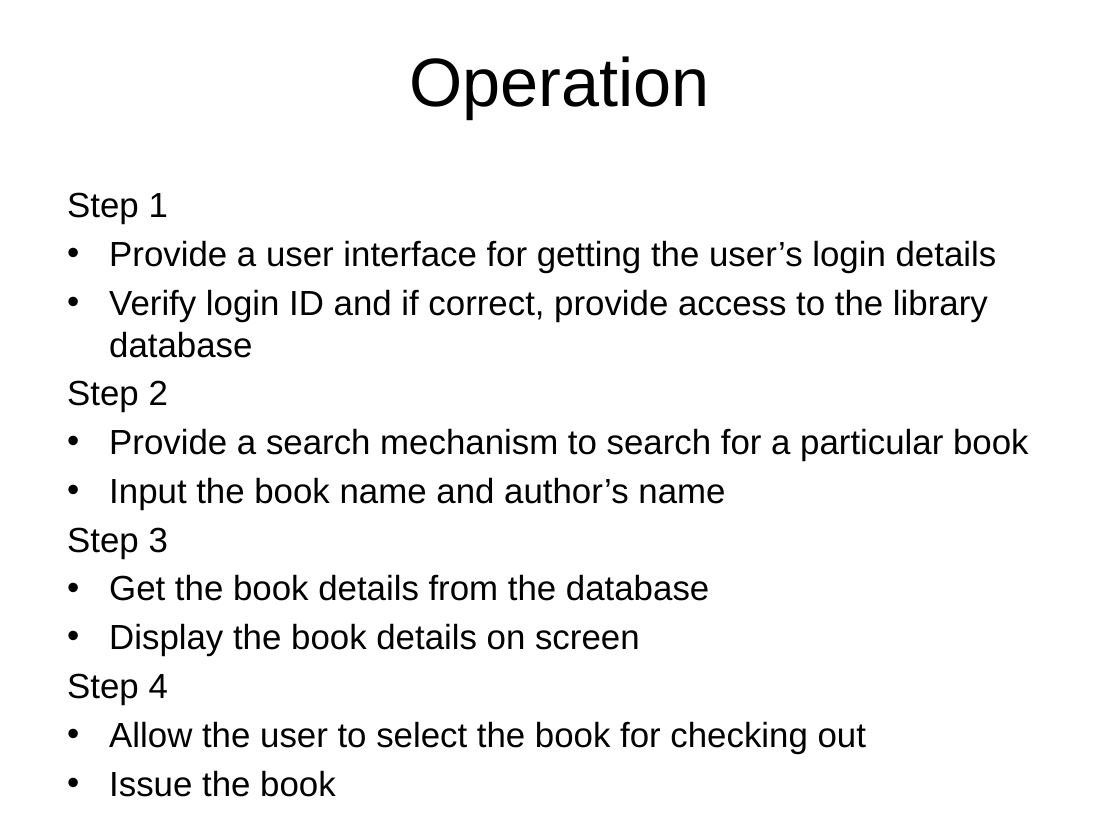
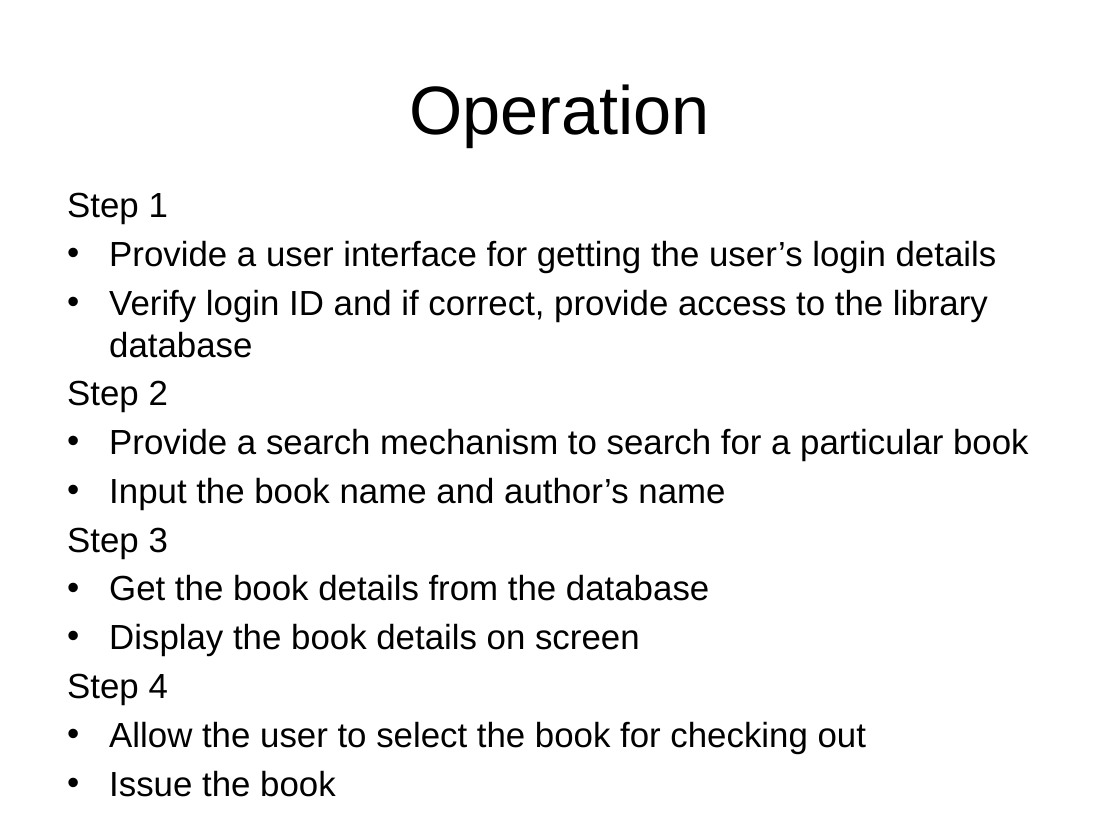
Before and after one commit to octaviordz/zjnu2017.github.io, a slide deck: slide 7 of OOAD/lectures/110--Revision.pptx (slide 5 before the commit). Drawn at 1120x840 pixels with LibreOffice and Linux fonts; fonts in the diff are those of the drawing. Boxes give left, top, right and bottom in pixels: in the first picture for what was removed or moved away, otherwise in the second. Text is boxed around its words. In the diff, an @@ line names an element or a change of style, - is before the commit and + after.

```diff
--- a/OOAD/lectures/110--Revision.pptx
+++ b/OOAD/lectures/110--Revision.pptx
@@ title "Operation": place and size @@
-title "Operation" at [410, 56, 710, 119]
+title "Operation" at [410, 84, 710, 147]
```
Also in this commit, not shown: 4 other slides changed, 2 slides added, 2 other files.
